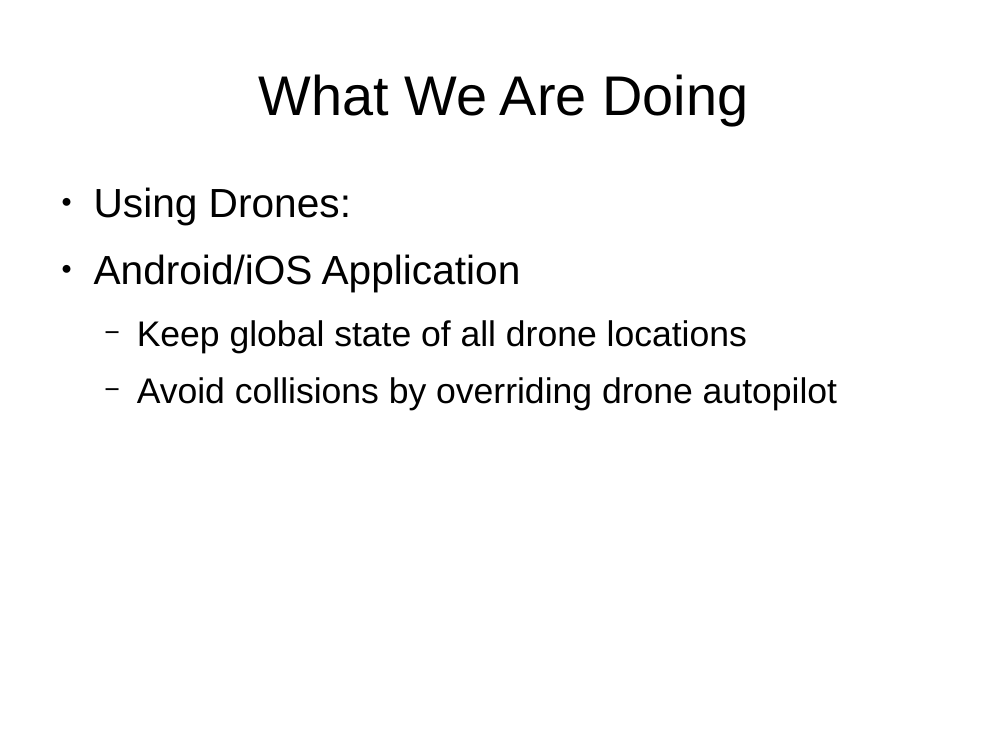
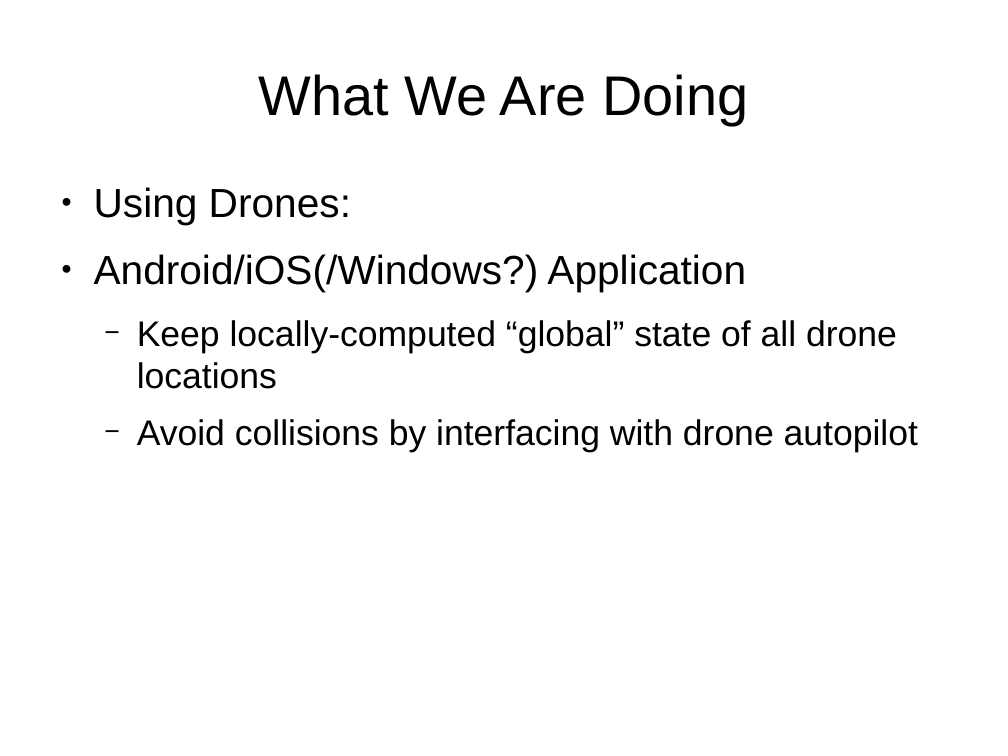
Before and after one commit to andrewazores/Capstone, a slide deck: slide 7 of documentation/problem_statement_presentation.odp. Drawn at 1008x756 pixels with LibreOffice and Linux fonts; fonts in the diff are those of the drawing. Boxes give left, top, right and bottom in pixels: in the first picture for what was removed or moved away, otherwise in the second. Text is boxed around its words. In the diff, an @@ line names an element or a change of style, - is before the commit and + after.

Commit message:
Minor edits

```diff
--- a/documentation/problem_statement_presentation.odp
+++ b/documentation/problem_statement_presentation.odp
@@ text at bbox=[94, 254, 918, 453]: text changed @@
-● Android/iOS Application
-  − Keep global state of all drone locations
-  − Avoid collisions by overriding drone autopilot
+● Android/iOS(/Windows?) Application
+  − Keep locally-computed “global” state of all drone locations
+  − Avoid collisions by interfacing with drone autopilot
```
